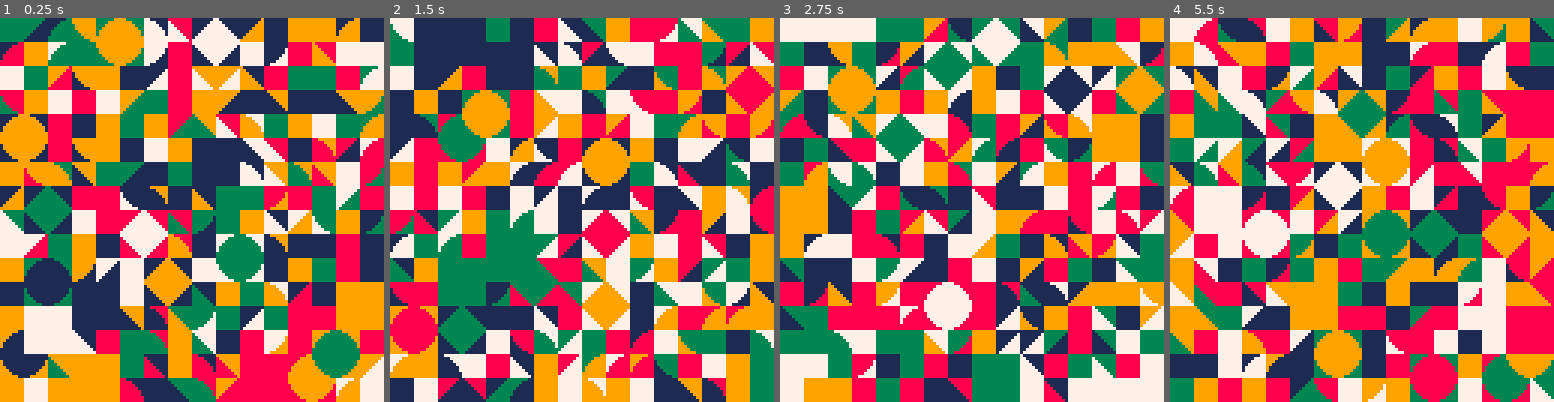
Above: before the commit, frames 1-4 (left to right).
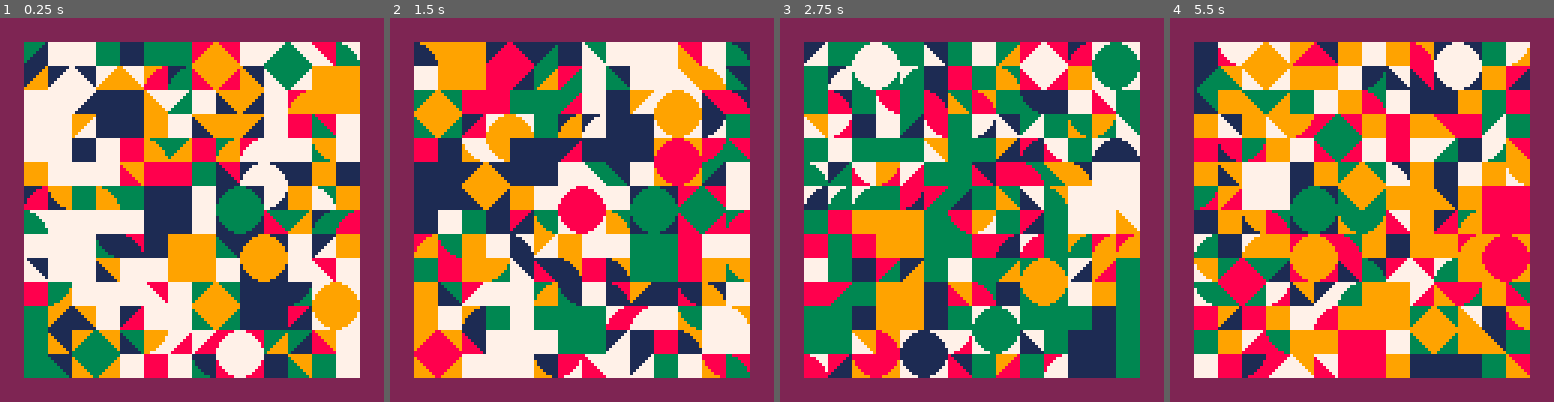
Above: after the commit, the same moments.

Repository: eduvf/PICO-8-experiments
Game: PICO-8 cartridge tile.p8
The game is run twice, just before and just after one commit, with the same random seed, the same clock (stepped at 60 frames per second) and the same inputs.
Inputs:
- Up to frame 1 (0.25 s): no input
- Up to frame 2 (1.5 s): tap O (Z key) at 0.7 s
- Up to frame 3 (2.75 s): tap O (Z key) at 1.7, 2.1, 2.5 s
- Up to frame 4 (5.5 s): tap O (Z key) every 0.4 s from 2.9 to 5.3 s

The runs differ from the first frame. In frame 1, 85% of the frame differs, in the area x 0-100%, y 0-100%; in frame 2, 84%; in frame 3, 86%; in frame 4, 89%.

Commit message:
add frame

Diff:
--- a/tile.p8
+++ b/tile.p8
@@ -13,26 +13,30 @@
 end
 
 function generate_wall()
-  -- cls(rnd(colors))
-  for y = 0, 16 do
-    for x = 0, 16 do
-      rectfill(x*8, y*8, x*8+7, y*8+7, rnd(colors))
-      if rnd{true, false} then
-        pal(15, rnd(colors))
-        spr(rnd{1, 2}, x*8, y*8, 1, 1, rnd{true, false}, rnd{true, false})
+  cls(2)
+  rectfill(8, 8, 8*15-1, 8*15-1, rnd(colors))
+
+  for y = 1, 14 do
+    for x = 1, 14 do
+      if rnd() < 0.7 then
+        rectfill(x*8, y*8, x*8+7, y*8+7, rnd(colors))
+        if rnd() < 0.8 then
+          pal(15, rnd(colors))
+          spr(rnd{1, 2}, x*8, y*8, 1, 1, rnd{true, false}, rnd{true, false})
+        end
       end
     end
   end
 
   for i = 1, flr(rnd(32)) do
-    local x = flr(rnd(16))
-    local y = flr(rnd(16))
+    local x = flr(rnd(13)) + 1
+    local y = flr(rnd(13)) + 1
     local fg = rnd(colors)
     local bg = rnd(colors)
 
     rectfill(x*8, y*8, x*8+15, y*8+15, bg)
     pal(15, fg)
-    if rnd() > 0.5 then
+    if rnd() < 0.5 then
       spr(1, x*8,   y*8,   1, 1, false, false)
       spr(1, x*8+8, y*8,   1, 1, true,  false)
       spr(1, x*8,   y*8+8, 1, 1, false, true)
